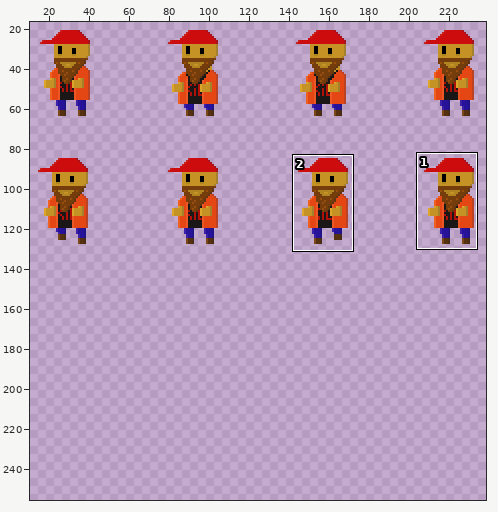
A sprite sheet gets an edit: Assets/Art/player.png. Above: a wide view before the commit, with the close-up outlined.
Close-up. The starting point:
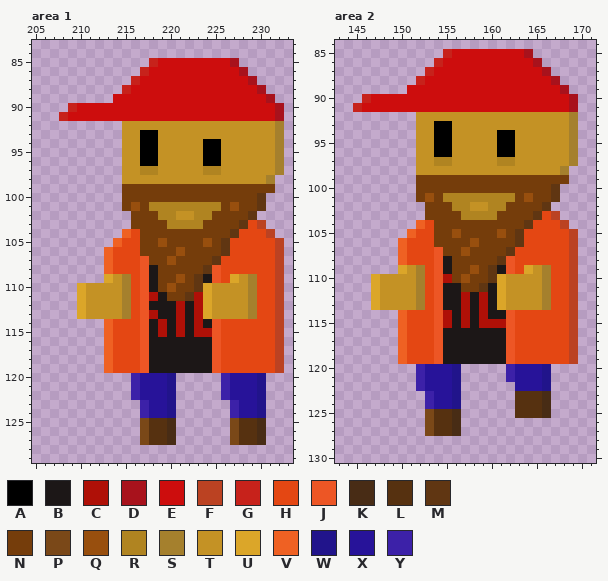
The file is 256x256 pixels. Colours within 5 levels of each other are drawn and written as one. Shown: area 1: x 205..233, y 83..129; area 2: x 143..171, y 84..130. The wide view leaves out empty margins. The commit also changed other parts of the picture, which this record leaves out.
Palette (. is transparent): A #000000  B #1c1717  C #af1007  D #a8121c  E #cd0d0d  F #bb4222  G #c7221b  H #e44713  J #ed5625  K #482c15  L #563110  M #603612  N #753d0b  P #7a4818  Q #984f0e  R #b08421  S #a5802d  T #c49225  U #dba629  V #ef6123  W #21148b  X #271399  Y #3c21a8
Pixels before, area 1, first column x 208:
 85 ..........GEEEEEEEED.....
 86 .........GEEEEEEEEEED....
 87 ........GEEEEEEEEEEEED...
 88 .......GEEEEEEEEEEEEEED..
 89 ......EEEEEEEEEEEEEEEEED.
 90 .GEEEEEEEEEEEEEEEEEEEEEED
 91 GEEEEEEEEEEEEEEEEEEEEEEED
 92 .......TTTTTTTTTTTTTTTTTS
 93 .......TTAATTTTTTTTTTTTTS
 94 .......TTAATTTTTAATTTTTTS
 95 .......TTAATTTTTAATTTTTTS
 96 .......TTAATTTTTAATTTTTTS
 97 .......TTRRTTTTTRRTTTTTTS
 98 .......TTTTTTTTTTTTTTTTS.
 99 .......NNNNNNNNNNNNNNNNN.
100 .......NNNNNNNNNNNNNNNM..
101 .......NQNRRRRRRRRNQNNM..
102 ........NNNRRTTRRNNNNM...
103 ........NNNNRRRRNNNNMHF..
104 .......VHNNNNNNNNNNMHHHF.
105 ......VHHNNQNNNNQNMHHHHHF
106 .....VHHHNNNNQNNNNMHHHHHF
107 .....VHHHJNNQNNNNMHHHHHHF
108 .....VHHHJBNNNNNMJHHHHHHF
109 .....UTSHJBNNQNMBJHUTSHHF
110 ..UTTTTSHJBNQNNMUTTTTSHHF
111 ..UTTTTSHJCBNNMCUTTTTSHHF
112 ..UTTTTSHJBBBCBCUTTTTSHHF
113 ..UTTTTSHJCBBCBCUTTTTSHHF
114 .....VHHHJBCBCBCBJHHHHHHF
115 .....VHHHJBCBCBCCJHHHHHHF
116 .....VHHHJBBBBBBBJHHHHHHF
117 .....VHHHJBBBBBBBJHHHHHHF
118 .....VHHHJBBBBBBBJHHHHHHF
119 .....VHHHJBBBBBBBJHHHHHHF
120 ........YXXXW.....YXXXW..
121 ........YXXXW.....YXXXW..
122 ........YXXXW.....YXXXW..
123 .........YXXW......YXXW..
124 .........YXXW......YXXW..
125 .........PLLK......PLLK..
126 .........PLLK......PLLK..
127 .........PLLK......PLLK..
Pixels before, area 2, first column x 145:
 85 ..........GEEEEEEEED.....
 86 .........GEEEEEEEEEED....
 87 ........GEEEEEEEEEEEED...
 88 .......GEEEEEEEEEEEEEED..
 89 ......EEEEEEEEEEEEEEEEED.
 90 .GEEEEEEEEEEEEEEEEEEEEEED
 91 GEEEEEEEEEEEEEEEEEEEEEEED
 92 .......TTTTTTTTTTTTTTTTTS
 93 .......TTAATTTTTTTTTTTTTS
 94 .......TTAATTTTTAATTTTTTS
 95 .......TTAATTTTTAATTTTTTS
 96 .......TTAATTTTTAATTTTTTS
 97 .......TTRRTTTTTRRTTTTTTS
 98 .......TTTTTTTTTTTTTTTTS.
 99 .......NNNNNNNNNNNNNNNNN.
100 .......NNNNNNNNNNNNNNNM..
101 .......NQNRRRRRRRRNQNNM..
102 ........NNNRRTTRRNNNNM...
103 ........NNNNRRRRNNNNMHF..
104 .......VHNNNNNNNNNNMHHHF.
105 ......VHHNNQNNNNQNMHHHHHF
106 .....VHHHNNNNQNNNNMHHHHHF
107 .....VHHHJNNQNNNNMHHHHHHF
108 .....VHHHJBNNNNNMJHHHHHHF
109 .....UTSHJBNNQNMBJHUTSHHF
110 ..UTTTTSHJCNQNNMUTTTTSHHF
111 ..UTTTTSHJBBNNMBUTTTTSHHF
112 ..UTTTTSHJBBCBCBUTTTTSHHF
113 ..UTTTTSHJBBCBCBUTTTTSHHF
114 .....VHHHJCBCBCBBJHHHHHHF
115 .....VHHHJCBCBCCCJHHHHHHF
116 .....VHHHJBBBBBBBJHHHHHHF
117 .....VHHHJBBBBBBBJHHHHHHF
118 .....VHHHJBBBBBBBJHHHHHHF
119 .....VHHHJBBBBBBBJHHHHHHF
120 .......YXXXW.....YXXXW...
121 .......YXXXW.....YXXXW...
122 .......YXXXW......XXXW...
123 ........YXXW......LLLK...
124 ........YXXW......LLLK...
125 ........PLLK......LLLK...
126 ........PLLK.............
127 ........PLLK.............
After the commit:
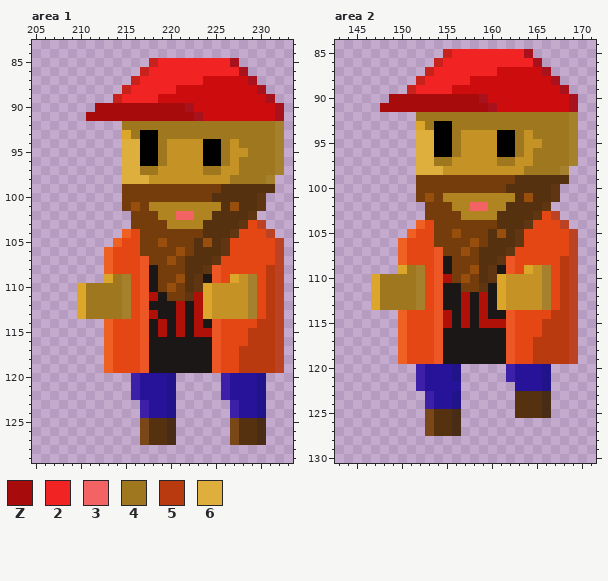
Colours new in this view: Z #a70b0b  2 #f12323  3 #f46363  4 #9e771e  5 #b93a0f  6 #dfaf3e
Diff:
Changed rows in their new state; - is an unchanged pixel.
Area 1:
first column x 208:
 85 -----------22222222-----
 86 ----------2222222222----
 87 ---------2222222--------
 88 --------22222-----------
 89 ------G2222-------------
 90 -...ZZZZZZZZZZD---------
 91 ...ZZZZZZZZZZZZD--------
 92 -------44444444444444444
 93 -------U4--4444444444444
 94 -------66--4------4-4444
 95 -------66--4------4--444
 96 -------66--4------4-4444
 97 -------6644-----44--4444
 98 -------666---------4444-
 99 ------------------LLLLLL
100 -----------------LLLLL--
101 ------------------L-LL--
102 -------------33--LLLL---
103 ----------------LLLL----
104 ----------------LLL-----
105 ---------------L-L------
106 ---------------LLL------
107 --------------LLL-------
108 --------------LL-------5
109 ------4-------L--------5
110 ---4444-------L--------5
111 ---4444----------------5
112 ---4444----------------5
113 ---4444----------------5
114 ----------------------55
115 ---------------------555
116 ---------------------555
117 --------------------5555
118 --------------------5555
119 --------------------5555
Area 2:
first column x 145:
 85 -----------22222222-----
 86 ----------2222222222----
 87 ---------2222222--------
 88 --------22222-----------
 89 ------G2222-------------
 90 -...ZZZZZZZZZZD---------
 91 ...ZZZZZZZZZZZZD--------
 92 -------44444444444444444
 93 -------U4--4444444444444
 94 -------66--4------4-4444
 95 -------66--4------4--444
 96 -------66--4------4-4444
 97 -------6644-----44--4444
 98 -------666---------4444-
 99 ------------------LLLLLL
100 -----------------LLLLL--
101 ------------------L-LL--
102 -------------33--LLLL---
103 ----------------LLLL----
104 ----------------LLL-----
105 ---------------L-L------
106 ---------------LLL------
107 --------------LLL-------
108 --------------LL-------5
109 ------4-------L--------5
110 ---4444-------L--------5
111 ---4444----------------5
112 ---4444----------------5
113 ---4444----------------5
114 ----------------------55
115 ---------------------555
116 ---------------------555
117 --------------------5555
118 --------------------5555
119 --------------------5555
122 -----------X------------
Pixel boxes of the changes (left, top, right, bottom) in both close-ups:
changed: (59, 58, 275, 373)
changed: (353, 49, 569, 364)
changed: (452, 382, 461, 391)
